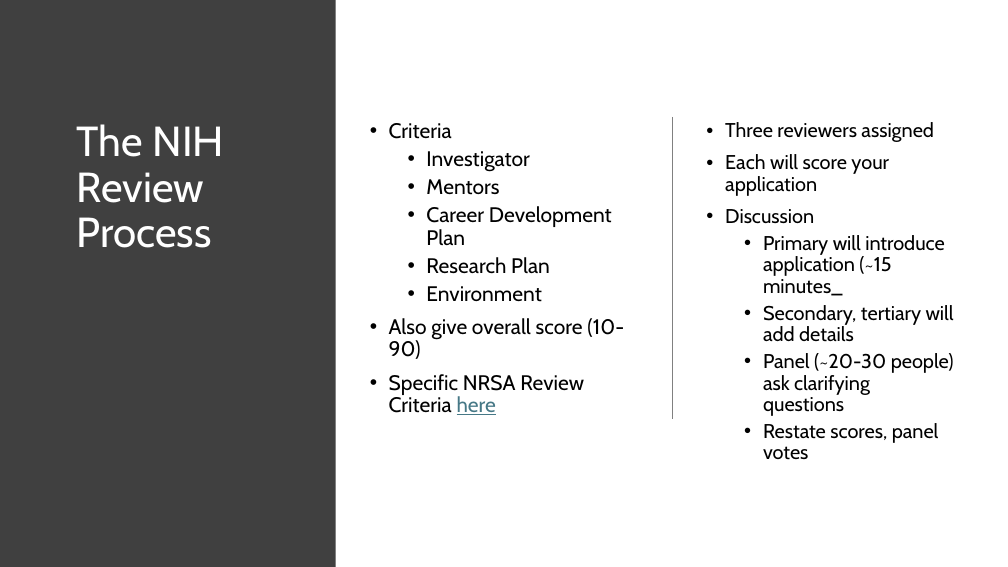
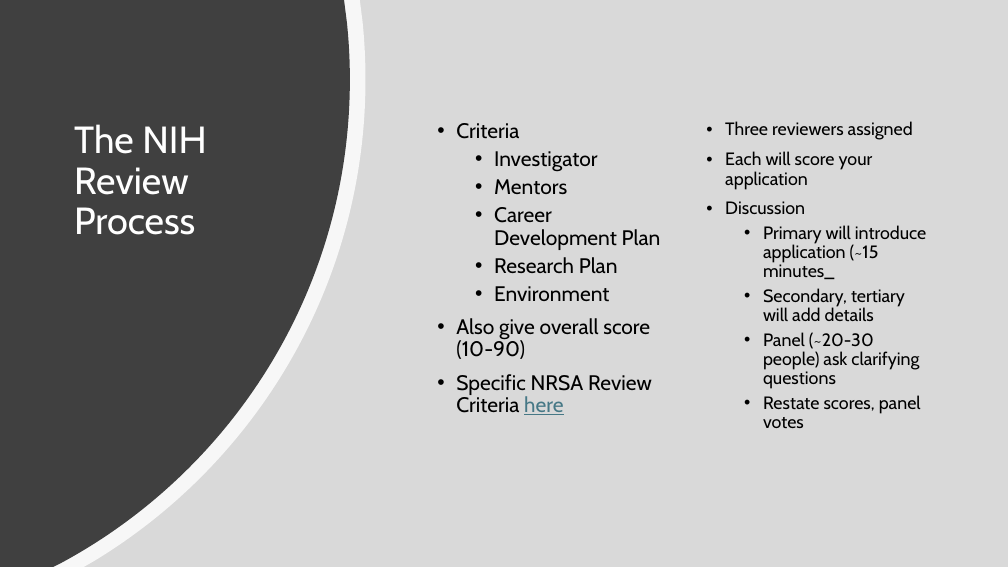
Before and after one commit to BridgesLab/FellowshipWorkshopDocuments, a slide deck: slide 10 of Documents/Slides/Orientation.pptx. Drawn at 1008x567 pixels with LibreOffice and Linux fonts; fonts in the diff are those of the drawing. Boxes give left, top, right and bottom in pixels: in the first picture for what was removed or moved away, otherwise in the second. Text is boxed around its words. In the diff, an @@ line names an element or a change of style, - is before the commit and + after.

```diff
--- a/Documents/Slides/Orientation.pptx
+++ b/Documents/Slides/Orientation.pptx
@@ rectangle removed at [0, 0, 336, 567] @@
@@ rectangle added at [0, 0, 1008, 567], fill #D9D9D9 @@
@@ freeform shape added at [0, 0, 366, 567], fill #FFFFFF at 80% opacity @@
@@ freeform shape added at [0, 0, 350, 567], fill #404040 @@
@@ title "The NIH Review Process" at [74, 124, 206, 235]: size 40 to 36 pt @@
@@ text "Criteria" rewrapped from [389, 123, 624, 415] to [456, 123, 661, 415] @@
@@ line removed from (672, 116) to (672, 419) @@
@@ text "Three reviewers assigned" at [725, 121, 926, 428]: size 19 to 17 pt @@
```
Also in this commit, not shown: 4 other slides changed, 4 slides added, 1 slide removed.
